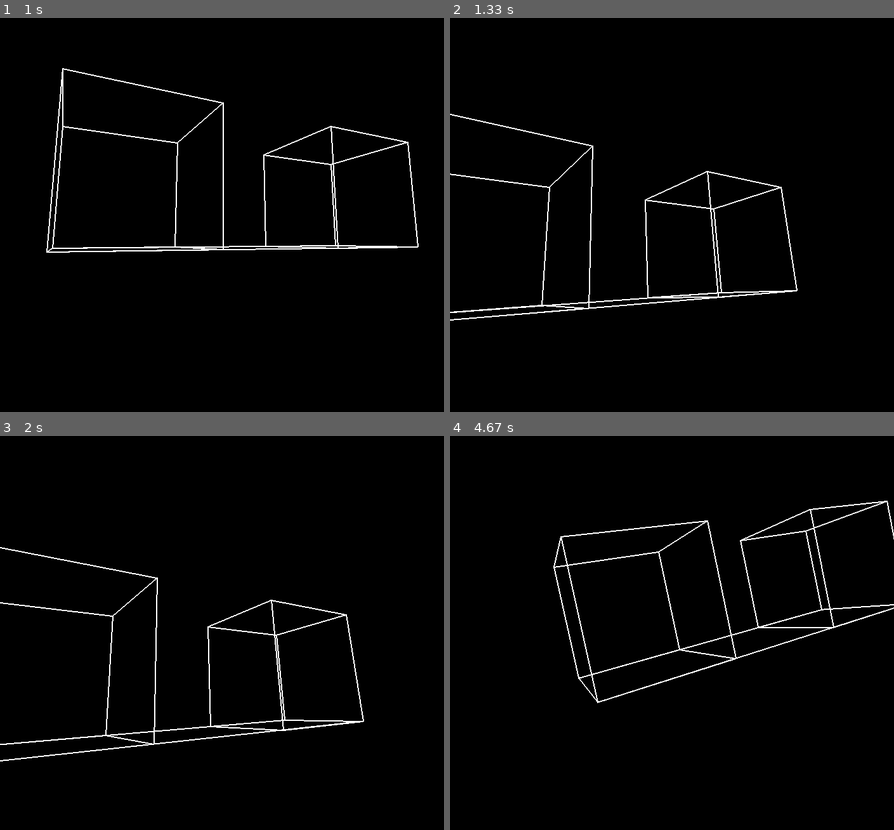
Above: before the commit, frames 1-4 (two rows, left to right).
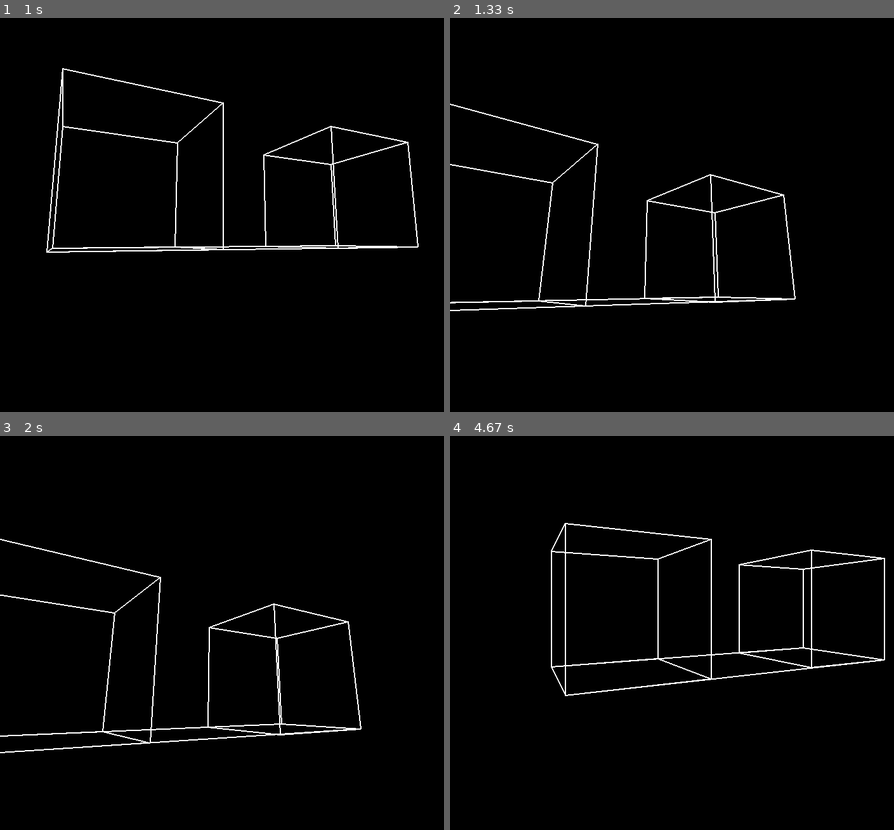
Above: after the commit, the same moments.

Repository: Anthony-Gambale/Pygame-3D
Game: pygame game, started from src/main.py
The game is run twice, just before and just after one commit, with the same random seed, the same clock (stepped at 60 frames per second) and the same inputs.
Inputs:
- Up to frame 1 (1 s): hold Right 0.33-0.8 s; hold Up from 0.83 s (still down); hold W from 0.83 s (still down); tap Space at 0.9 s; tap Shift at 0.98 s
- Up to frame 2 (1.33 s): release Up at 1.13 s; release W at 1.13 s; hold Right from 1.17 s (still down); hold D from 1.17 s (still down); tap Space at 1.23 s
- Up to frame 3 (2 s): tap Space at 1.53, 1.73 s; release Right at 1.63 s; release D at 1.63 s; hold Left from 1.67 s (still down); hold A from 1.67 s (still down)
- Up to frame 4 (4.67 s): tap Space at 2.03, 2.3, 2.63, 2.93, 3.07, 3.47, 3.77, 4.13, 4.53 s; release Left at 2.2 s; release A at 2.2 s; hold Down 2.23-2.53 s; hold S 2.23-2.53 s; tap Shift at 2.38, 3.55 s; hold Left 2.57-2.97 s; hold A 2.57-2.97 s; hold Up 3-3.37 s; hold W 3-3.37 s; hold Right 3.4-4.03 s; hold D 3.4-4.03 s; hold Down 4.07-4.43 s; hold S 4.07-4.43 s; hold Left from 4.47 s (still down); hold A from 4.47 s (still down)

Frame 1 is identical in both runs. In frame 2, 2.4% of the frame differs, in the area x 0-79%, y 21-77%; in frame 3, 2.6%; in frame 4, 3.2%, in the area x 22-100%, y 16-68%.

Commit message:
fixed horizontal rotation

Diff:
--- a/src/camera.py
+++ b/src/camera.py
@@ -70,8 +70,17 @@
         """take some angle a in radians, and rotate the normal vector about the basis vector, by.
         https://math.stackexchange.com/questions/3130813/rotating-a-vector-perpendicular-to-another"""
 
-        self.n = (self.n.scale(cos(a))).add(self.bx.scale(sin(a)))
+        # self.n = (self.n.scale(cos(a))).add(self.bx.scale(sin(a)))
+        # self.bx = self.by.cross_product_3D(self.n)
 
-        self.bx = self.by.cross_product_3D(self.n)
+        rotation_matrix = Matrix([
+            Vec3([cos(a), 0, sin(a)]),
+            Vec3([0, 1, 0]),
+            Vec3([-sin(a), 0, cos(a)])
+        ])
+
+        self.n = self.n.transform(rotation_matrix)
+        self.bx = self.bx.transform(rotation_matrix)
+        self.by = self.by.transform(rotation_matrix)
 
         self.update() # update the screen position
